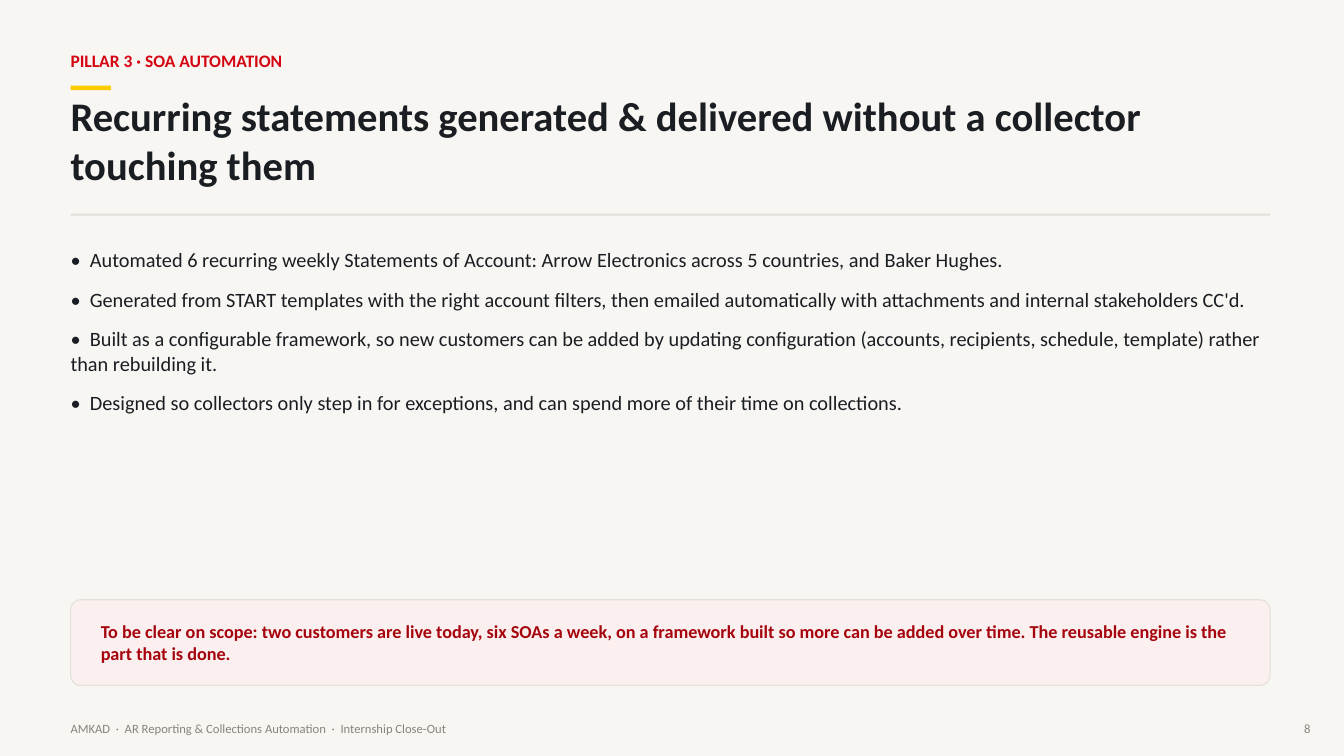
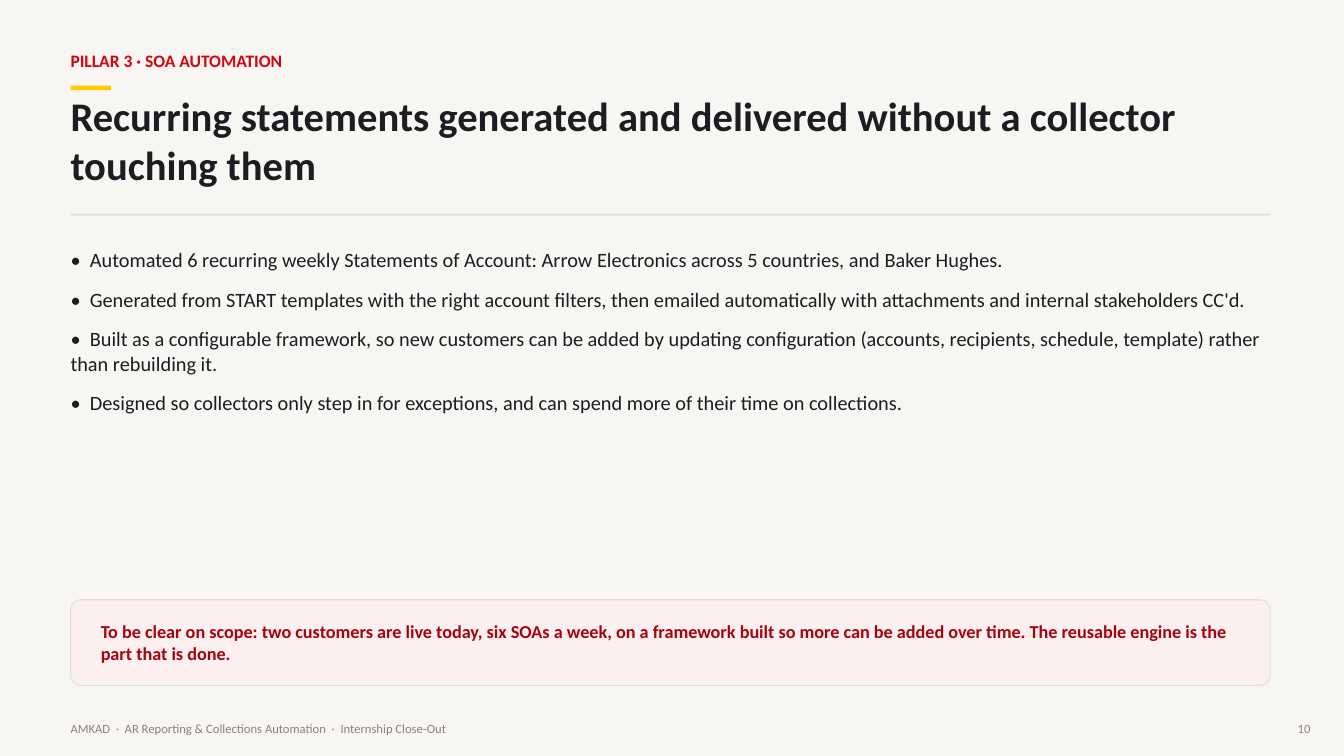
Before and after one commit to jkadadihi/Power-BI-, a slide deck: slide 10 of docs/AMKAD_Internship_Presentation.pptx (slide 8 before the commit). Drawn at 1344x756 pixels with LibreOffice and Linux fonts; fonts in the diff are those of the drawing. Boxes give left, top, right and bottom in pixels: in the first picture for what was removed or moved away, otherwise in the second. Text is boxed around its words. In the diff, an @@ line names an element or a change of style, - is before the commit and + after.

```diff
--- a/docs/AMKAD_Internship_Presentation.pptx
+++ b/docs/AMKAD_Internship_Presentation.pptx
@@ text at (71,102,1176,187): text changed @@
-Recurring statements generated & delivered without a collector touching them
+Recurring statements generated and delivered without a collector touching them
@@ text at (1298,725,1311,733): text changed @@
-8
+10
```
Also in this commit, not shown: 10 other slides changed, 4 slides added, 1 other file.
